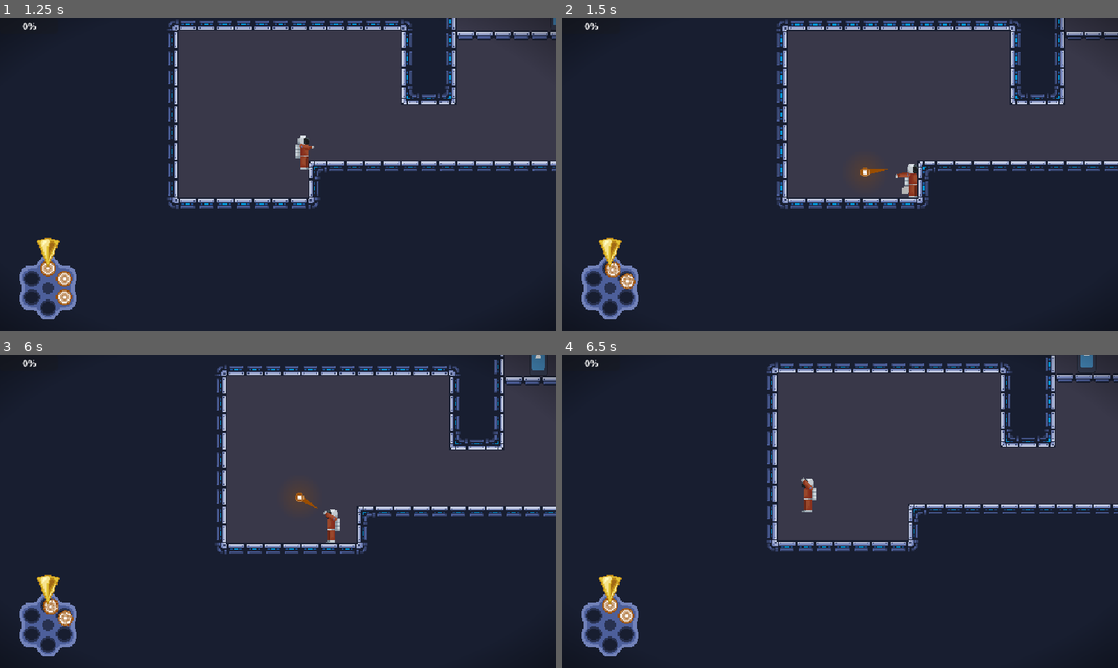
Above: before the commit, frames 1-4 (two rows, left to right).
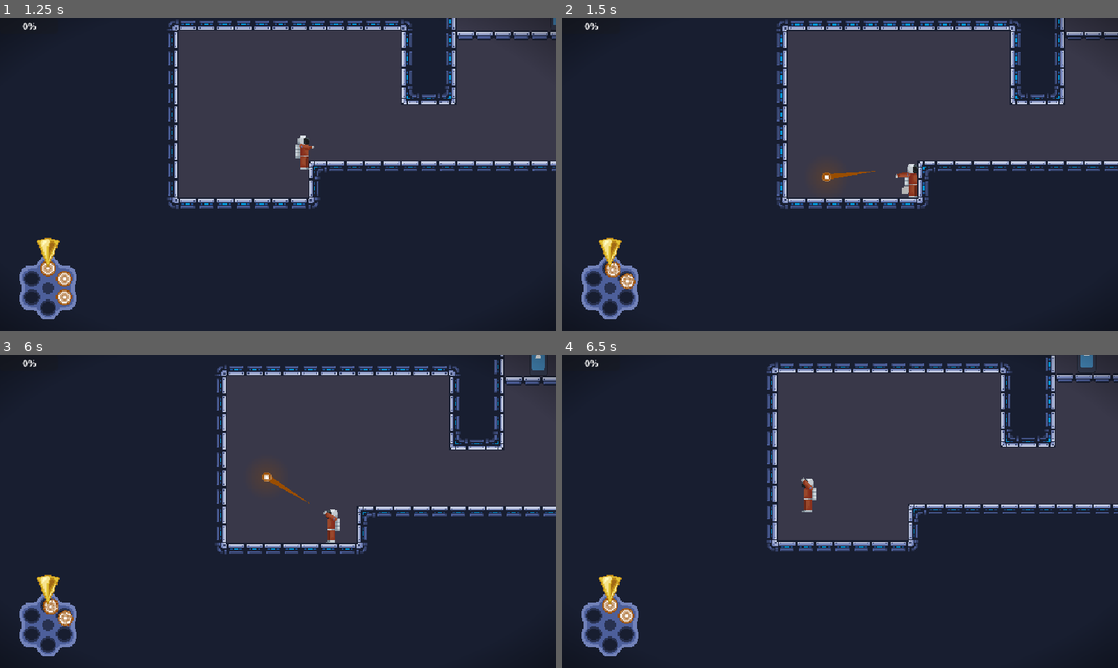
Above: after the commit, the same moments.

Repository: ygda-org/revolver
Game: Godot game, scene res://main/main.tscn
Two runs of this game, one before a commit and one after it. Both use one fixed random seed, a clock stepped at 60 frames per second and the inputs below. The engine's default icon, where the game draws it, is replaced by a stand-in: a white triangle on a blue panel in a dark square. Sound files missing from this copy of the repository are replaced by a short silence.
Inputs (mouse positions are in pixels of both pictures, inside the frame that each line leads up to):
- Up to frame 1 (1.25 s): tap Enter (ui_accept) at 0.5 s; move the mouse to (400, 158) at 0.52 s; hold D (right) from 0.53 s (still down); hold S (drop) from 0.53 s (still down); tap Space (jump) at 0.77 s
- Up to frame 2 (1.5 s): keep holding D (right); move the mouse to (728, 190) at 1.27 s; release S (drop) at 1.28 s; click (728, 190) at 1.35 s
- Up to frame 3 (6 s): tap Space (jump) at 1.52, 3.02, 3.77, 4.52 s; move the mouse to (333, 442) at 2.02 s; release D (right) at 2.03 s; hold A (left) 2.03-2.78 s; hold S (drop) 2.03-2.78 s; move the mouse to (250, 574) at 2.77 s; hold D (right) 2.78-4.28 s; click (250, 574) at 2.85 s; move the mouse to (444, 558) at 3.52 s; hold S (drop) 3.53-4.28 s; tap R (reload) at 4.15 s; move the mouse to (111, 464) at 4.27 s; hold A (left) 4.28-5.03 s; click (111, 464) at 4.35 s; move the mouse to (305, 511) at 5.02 s; hold D (right) 5.03-5.78 s; hold S (drop) 5.03-5.78 s; move the mouse to (194, 433) at 5.77 s; hold A (left) from 5.78 s (still down); click (194, 433) at 5.85 s
- Up to frame 4 (6.5 s): keep holding A (left); tap Space (jump) at 6.02 s

Frame 1 is identical in both runs. In frame 2, 0.2% of the frame differs, in the area x 46-59%, y 47-53%; in frame 3, 0.2%; in frame 4, nothing differs.

Commit message:
bullets

Diff:
--- a/enemies/trishot/trishot.tscn
+++ b/enemies/trishot/trishot.tscn
@@ -277,7 +277,7 @@
 sprite_frames = SubResource("SpriteFrames_3v7li")
 animation = &"fly"
 autoplay = "fly"
-frame_progress = 0.96025395
+frame_progress = 0.6602085
 
 [node name="CollisionShape2D" type="CollisionShape2D" parent="." unique_id=1446767536]
 visible = false
--- a/player/bullet/base_bullet_resource.gd
+++ b/player/bullet/base_bullet_resource.gd
@@ -2,7 +2,7 @@
 class_name BulletResource
 
 @export var damage: int = 10
-@export var speed: float = 350
+@export var speed: float = 450
 @export var recoil: float = 0.0
 @export var effect: effects
 @export var effect_strength: float = 0.0
--- a/player/bullet/bullet_resources/MEGA_recoil.tres
+++ b/player/bullet/bullet_resources/MEGA_recoil.tres
@@ -5,7 +5,7 @@
 [resource]
 script = ExtResource("1_325ul")
 damage = 12
-speed = 500.0
+speed = 600.0
 recoil = 500.0
 outline_color = Color(0.74723744, 0.97219664, 7.70092e-07, 1)
 bullet_name = "MEGA recoil"
--- a/player/bullet/bullet_resources/backwards.tres
+++ b/player/bullet/bullet_resources/backwards.tres
@@ -5,7 +5,7 @@
 [resource]
 script = ExtResource("1_n8qno")
 damage = 18
-speed = 400.0
+speed = 525.0
 effect = 16
 effect_on_shot = true
 shake_trauma = 0.55
--- a/player/bullet/bullet_resources/dash.tres
+++ b/player/bullet/bullet_resources/dash.tres
@@ -4,7 +4,7 @@
 
 [resource]
 script = ExtResource("1_gexwf")
-speed = 200.0
+speed = 550.0
 effect = 2
 effect_strength = 600.0
 effect_on_shot = true
--- a/player/bullet/bullet_resources/fire.tres
+++ b/player/bullet/bullet_resources/fire.tres
@@ -4,7 +4,6 @@
 
 [resource]
 script = ExtResource("1_pau6k")
-speed = 200.0
 effect = 3
 effect_strength = 4.0
 outline_color = Color(0.65319884, 0.14642501, 0, 1)
--- a/player/bullet/bullet_resources/freeze.tres
+++ b/player/bullet/bullet_resources/freeze.tres
@@ -5,7 +5,6 @@
 [resource]
 script = ExtResource("1_t32a5")
 damage = 5
-speed = 200.0
 effect = 1
 effect_strength = 1.0
 outline_color = Color(0.20695207, 0.42152634, 0.53370726, 1)
--- a/player/bullet/bullet_resources/high_recoil.tres
+++ b/player/bullet/bullet_resources/high_recoil.tres
@@ -4,7 +4,7 @@
 
 [resource]
 script = ExtResource("1_4p8s3")
-speed = 400.0
+speed = 550.0
 recoil = 300.0
 outline_color = Color(0.59131145, 0.63075346, 1.92523e-07, 1)
 bullet_name = "High recoil"
--- a/player/bullet/bullet_resources/high_velocity.tres
+++ b/player/bullet/bullet_resources/high_velocity.tres
@@ -5,7 +5,7 @@
 [resource]
 script = ExtResource("1_0oaxy")
 damage = 8
-speed = 800.0
+speed = 900.0
 outline_color = Color(0.7439224, 0.7040019, 0, 1)
 bullet_name = "High velocity"
 description = "Deals slightly less damage, but travels much faster"
--- a/player/bullet/bullet_resources/homing.tres
+++ b/player/bullet/bullet_resources/homing.tres
@@ -5,9 +5,9 @@
 [resource]
 script = ExtResource("1_ncscl")
 damage = 8
-speed = 200.0
+speed = 250.0
 effect = 14
-effect_strength = 300.0
+effect_strength = 325.0
 called_in_process = true
 outline_color = Color(0.3582018, 0.38051307, 0.5403401, 1)
 bullet_name = "Homing"
--- a/player/bullet/bullet_resources/normal.tres
+++ b/player/bullet/bullet_resources/normal.tres
@@ -4,7 +4,6 @@
 
 [resource]
 script = ExtResource("1_73q7b")
-speed = 200.0
 bullet_name = "Standard"
 description = "A normal bullet, good for anything!"
 metadata/_custom_type_script = "uid://cmear8uu7c65f"
--- a/player/bullet/bullet_resources/octo_shot.tres
+++ b/player/bullet/bullet_resources/octo_shot.tres
@@ -5,7 +5,7 @@
 [resource]
 script = ExtResource("1_euihm")
 damage = 9
-speed = 300.0
+speed = 400.0
 effect = 18
 effect_on_shot = true
 shake_trauma = 0.75
--- a/player/bullet/bullet_resources/the_big_one.tres
+++ b/player/bullet/bullet_resources/the_big_one.tres
@@ -5,7 +5,7 @@
 [resource]
 script = ExtResource("1_oasx7")
 damage = 30
-speed = 150.0
+speed = 200.0
 recoil = 1000.0
 outline_color = Color(0.102547236, 0.11817401, 0.1440812, 1)
 bullet_name = "The big one"
--- a/player/bullet/bullet_resources/tri_shot.tres
+++ b/player/bullet/bullet_resources/tri_shot.tres
@@ -5,7 +5,7 @@
 [resource]
 script = ExtResource("1_j5wi1")
 damage = 9
-speed = 300.0
+speed = 400.0
 effect = 17
 effect_on_shot = true
 shake_trauma = 0.7
